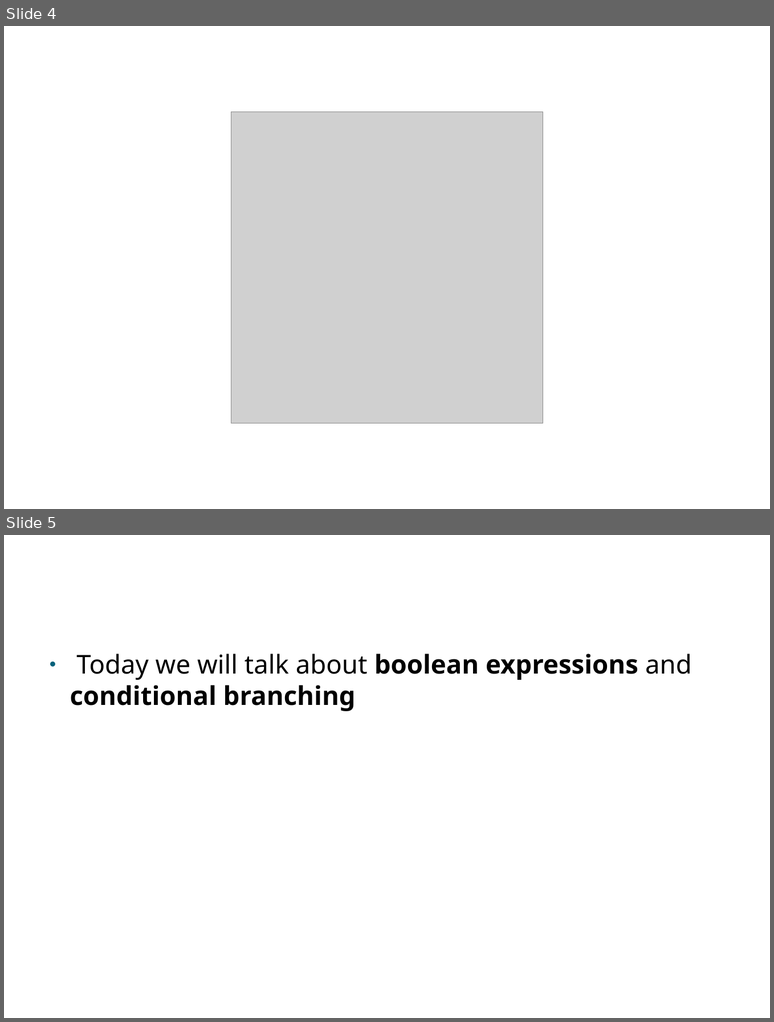
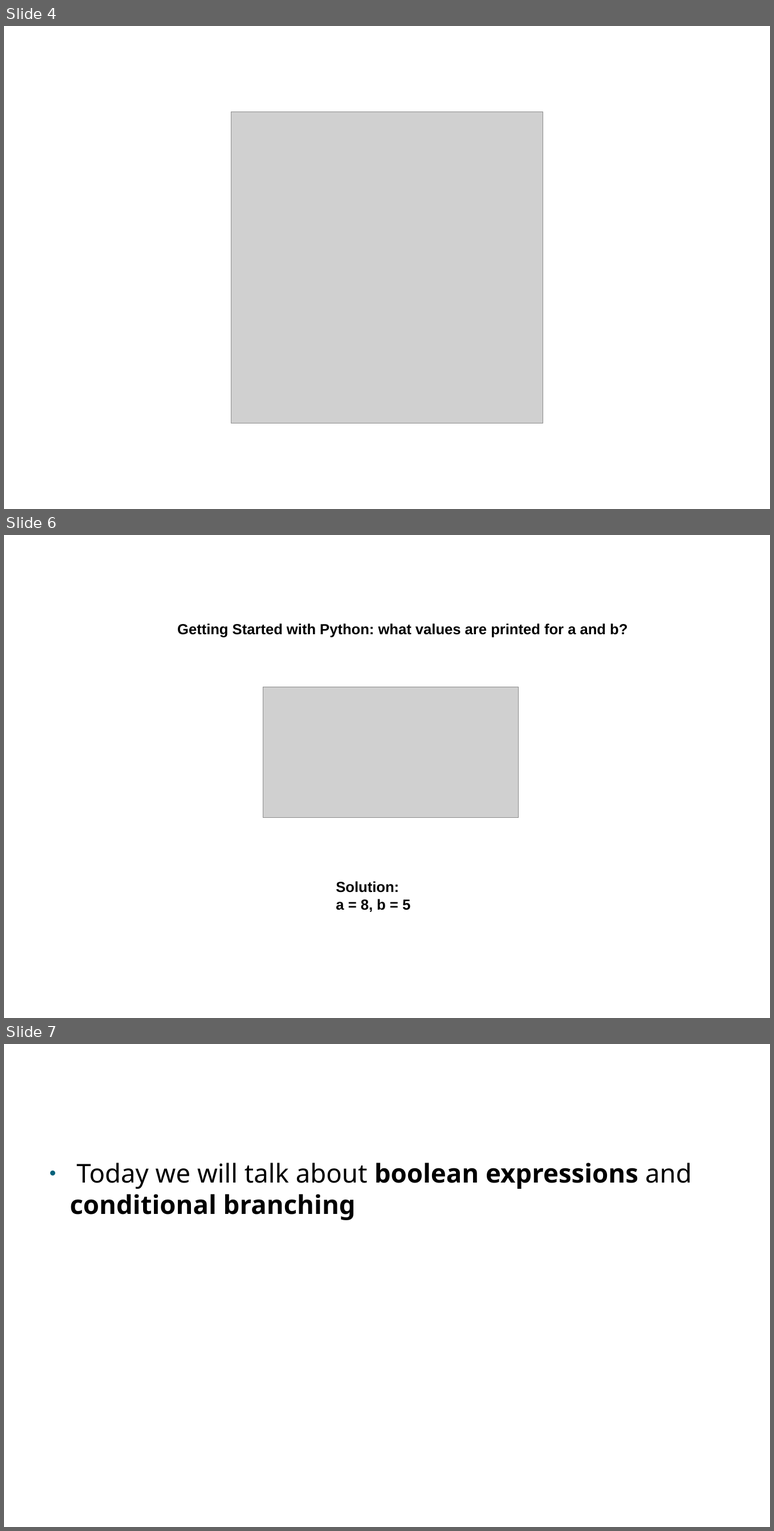
Before and after one commit to PabloMosUU/UssPython, a slide deck: LectureNotes/Module04/04 Boolean Expressions and Conditional Branching presentation.odp. Shown one above the other, each under a label of ours: slides 4 and 5 before the commit, slides 4, 6 and 7 after it; the slides between them are not shown. The pictures are 774x1022 and 774x1531 pixels, drawn with LibreOffice and Linux fonts; fonts in the diff are those of the drawing; grey boxes stand for pictures; background and template pictures are left out. Boxes give left, top, right and bottom in pixels: in the first picture for what was removed or moved away, otherwise in the second. Text is boxed around its words. In the diff, an @@ line names an element or a change of style, - is before the commit and + after.

```diff
--- a/LectureNotes/Module04/04 Boolean Expressions and Conditional Branching presentation.odp
+++ b/LectureNotes/Module04/04 Boolean Expressions and Conditional Branching presentation.odp
@@ slide 6 added at [4, 535, 770, 1018], background #FFFFFF @@
@@ text added at [177, 623, 628, 638], 18 pt, text #000000, bold @@
+Getting Started with Python: what values are printed for a and b?
@@ picture added at [263, 687, 518, 818] @@
@@ text added at [336, 881, 410, 912], 18 pt, text #000000, bold @@
+Solution:
+a = 8, b = 5
@@ what was slide 5 is now slide 7 @@
```
Also in this commit, not shown: 4 other slides added, 17 other files.
